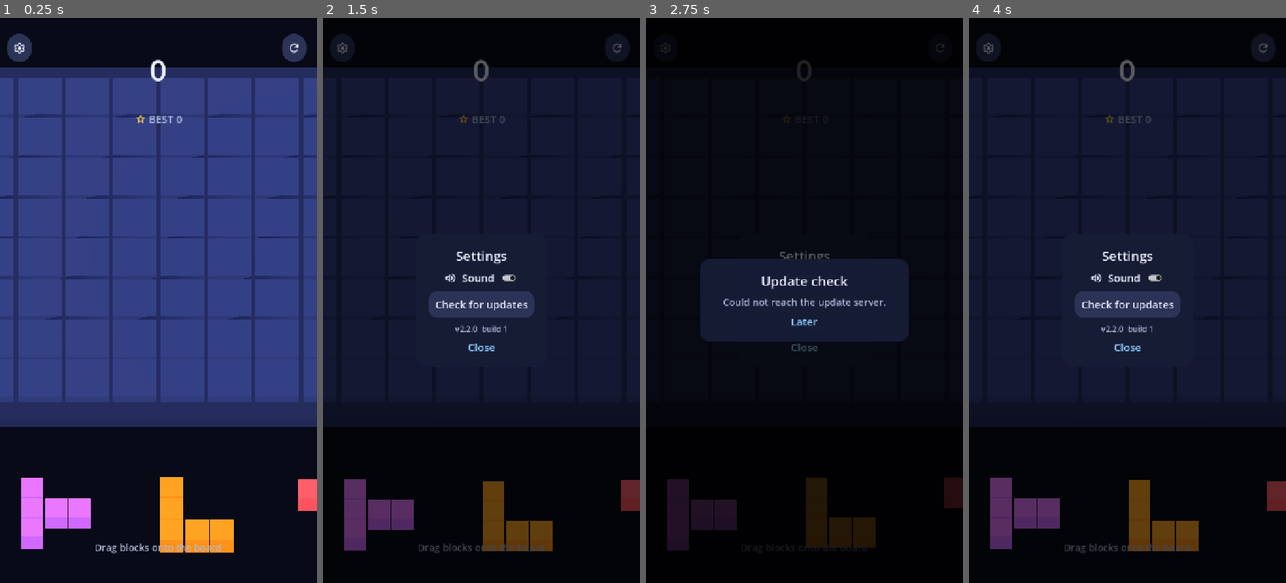
Above: before the commit, frames 1-4 (left to right).
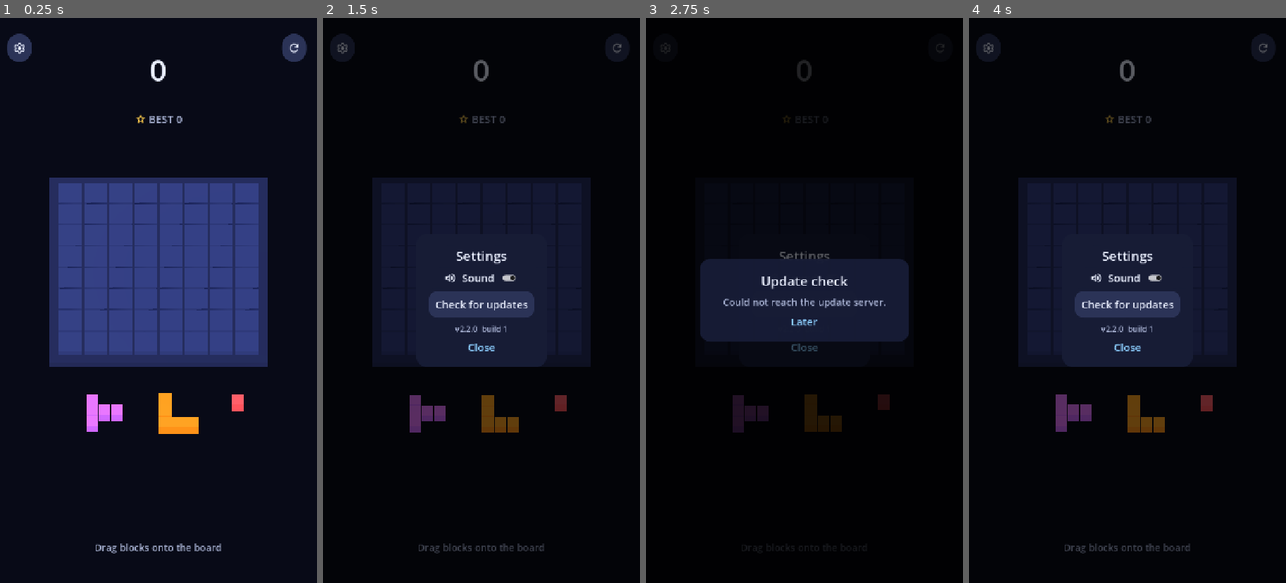
Above: after the commit, the same moments.

Repository: Matko802/blockshark
Game: Godot game, scene res://scenes/main.tscn
Same seed, same stepped clock (60 frames per second), same inputs: the game is played once before the commit and once after it.
Inputs:
- Up to frame 1 (0.25 s): no input
- Up to frame 2 (1.5 s): click "" at 0.5 s; click "" at 1.25 s
- Up to frame 3 (2.75 s): click "Check for updates" at 2 s
- Up to frame 4 (4 s): click "Later" at 2.75 s; click "" at 3.5 s

The runs differ from the first frame. In frame 1, 52% of the frame differs, in the area x 0-100%, y 8-95%; in frame 2, 44%; in frame 3, 4.5%; in frame 4, 44%.

Commit message:
Fix keep_aspect to KEEP_WIDTH and zoom out further

Diff:
--- a/scenes/main.tscn
+++ b/scenes/main.tscn
@@ -19,8 +19,8 @@
 
 [node name="Camera3D" type="Camera3D" parent="."]
 projection = 1
-size = 9.4
-keep_aspect = 1
+size = 12.6
+keep_aspect = 0
 
 [node name="Sun" type="DirectionalLight3D" parent="."]
 rotation = Vector3(-0.9, -0.55, 0)
--- a/scripts/main.gd
+++ b/scripts/main.gd
@@ -59,7 +59,7 @@
 func fit_camera() -> void:
 	var vs := get_viewport().get_visible_rect().size
 	var aspect := vs.x / maxf(vs.y, 1.0)
-	camera.size = maxf(11.8, 15.8 * aspect)
+	camera.size = maxf(12.6, 16.5 * aspect)
 
 func slot_pos(i: int) -> Vector3:
 	return Vector3(TRAY_X[i], TRAY_Y, TRAY_Z)
